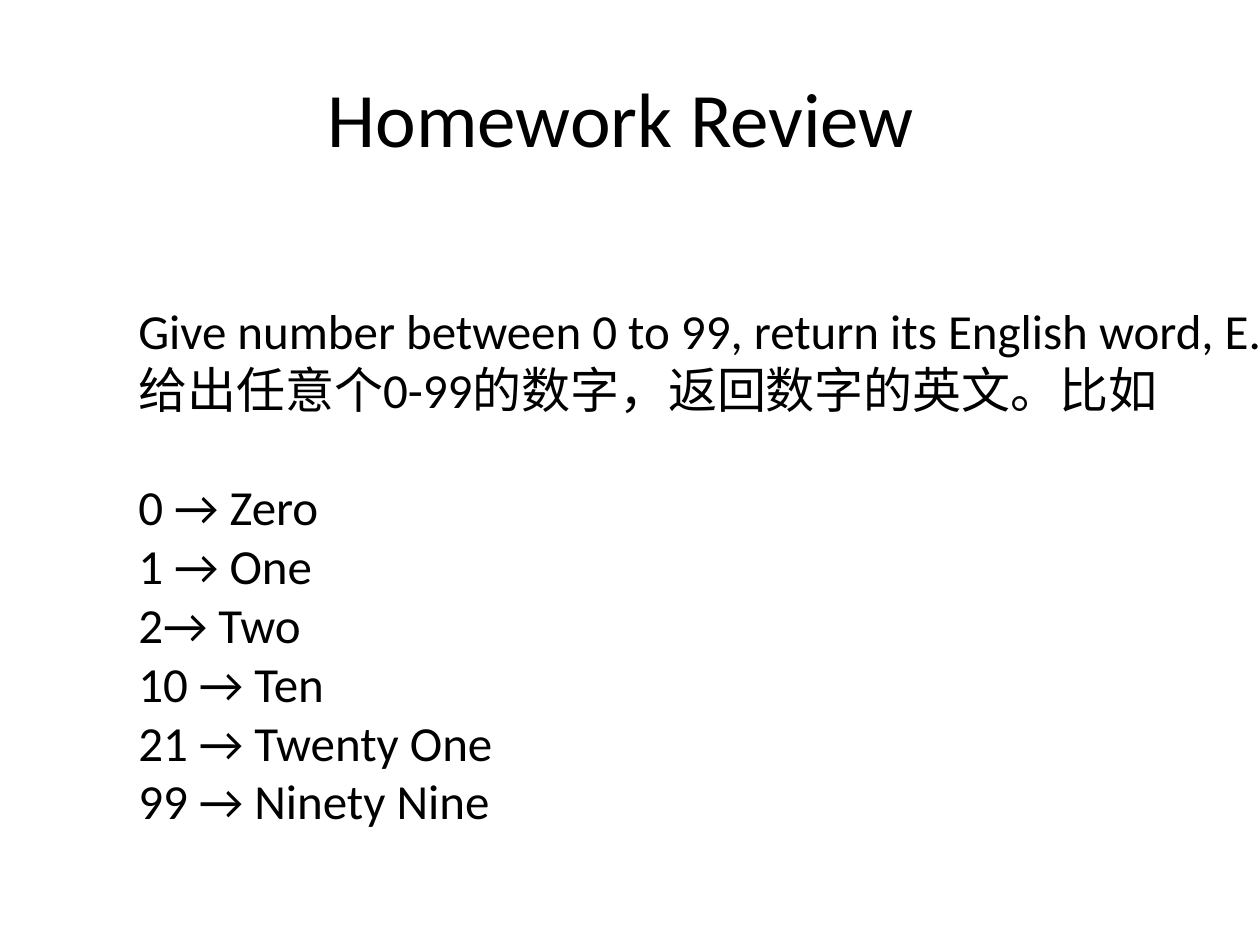
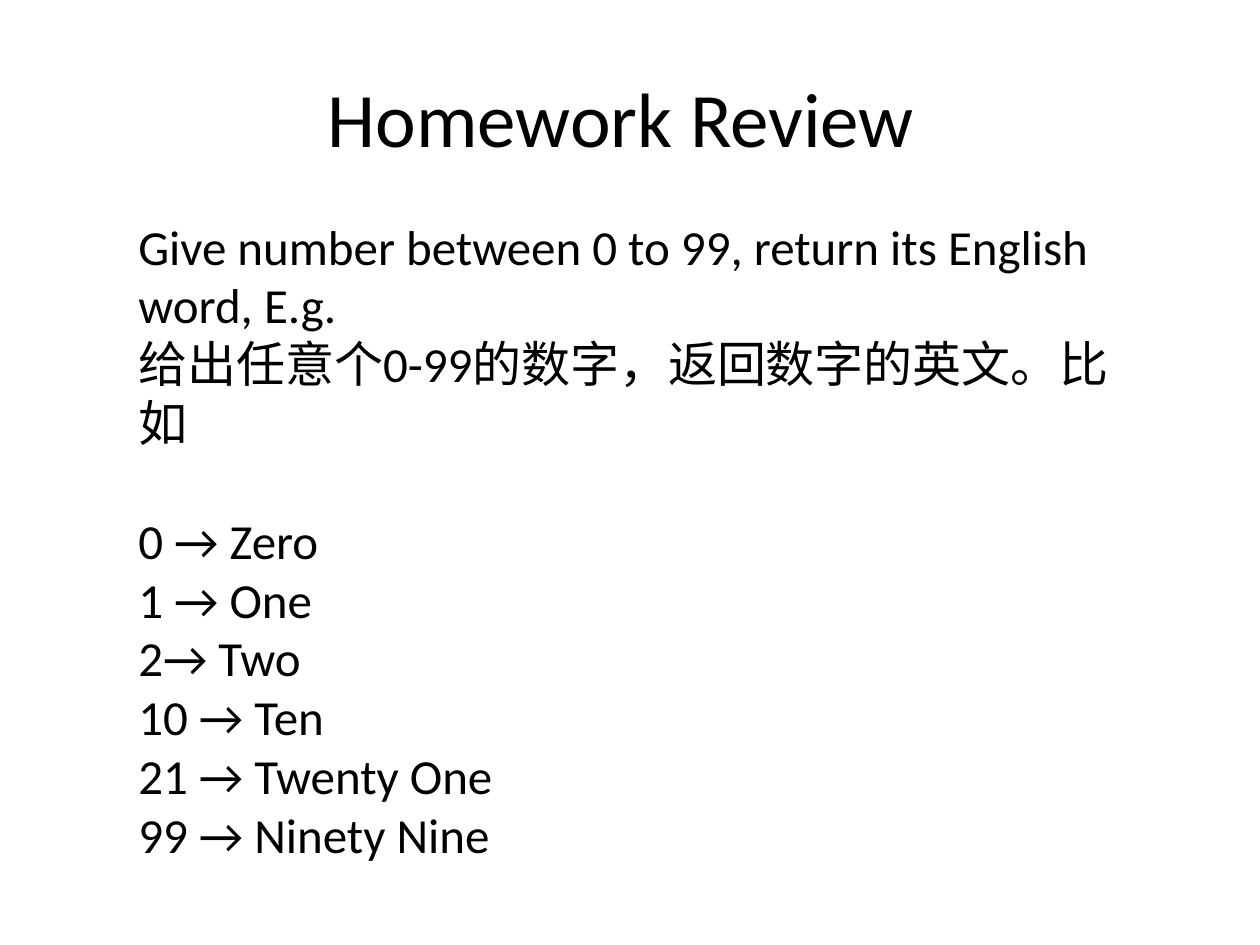
Before and after one commit to feedfood/TDD, a slide deck: slide 2 of Documents/TDD Hands On 2.pptx. Drawn at 1260x945 pixels with LibreOffice and Linux fonts; fonts in the diff are those of the drawing. Boxes give left, top, right and bottom in pixels: in the first picture for what was removed or moved away, otherwise in the second. Text is boxed around its words. In the diff, an @@ line names an element or a change of style, - is before the commit and + after.

Commit message:
update TDD hands on docs

```diff
--- a/Documents/TDD Hands On 2.pptx
+++ b/Documents/TDD Hands On 2.pptx
@@ text "Give number between 0 to ..." rewrapped from (138,315,1260,827) to (138,231,1108,861) @@
```
